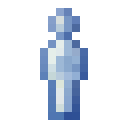
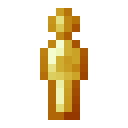
The second w=128, h=128 image is a revision of the first. Changes to its layers:
showed "person copy" over [40, 8, 88, 120]
hid "person" over [40, 8, 88, 120]
